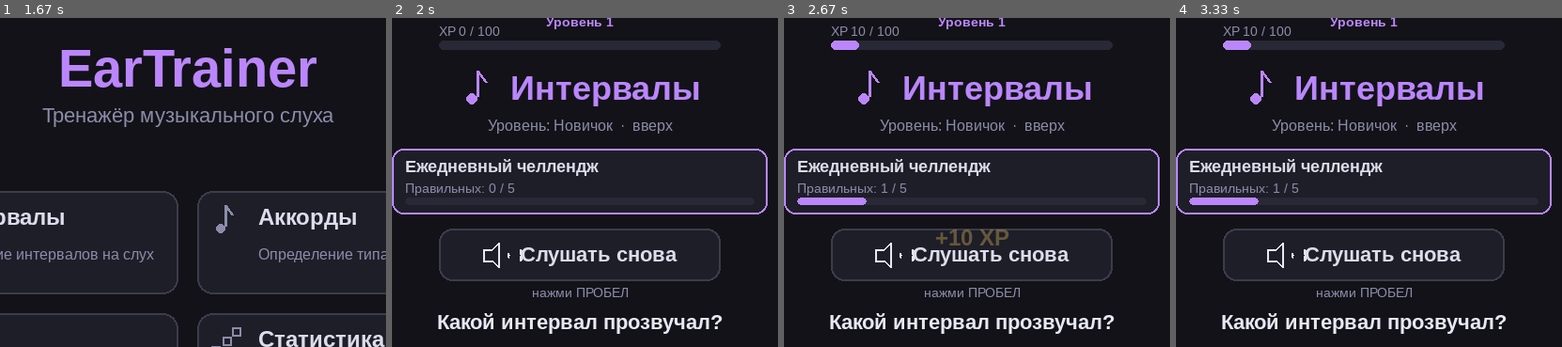
Above: before the commit, frames 1-4 (left to right).
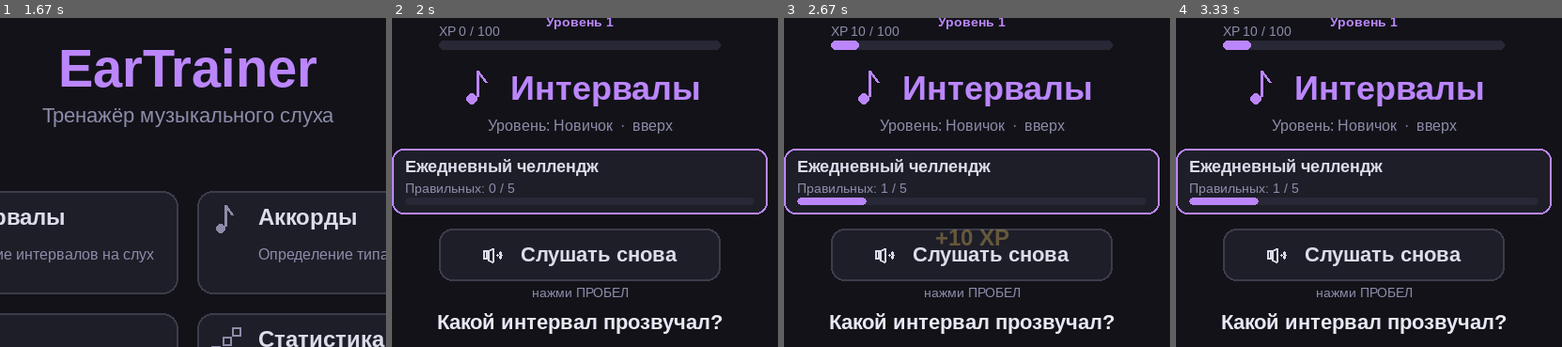
Above: after the commit, the same moments.

Repository: Folombas/PyGame2026
Game: pygame game, started from EarTrainer/main.py
The game is run twice, just before and just after one commit, with the same random seed, the same clock (stepped at 60 frames per second) and the same inputs.
Inputs (mouse positions are % of the whole screen's width and height, from its top left):
- Up to frame 1 (1.67 s): press the mouse at (52, 69) at 0.37 s; move the mouse to (64, 43) at 0.47 s; release the mouse at (76, 17) at 0.6 s; press the mouse at (52, 85) at 0.7 s; move the mouse to (33, 55) at 0.8 s; release the mouse at (15, 24) at 0.93 s; press the mouse at (52, 85) at 1.03 s; move the mouse to (59, 65) at 1.13 s; release the mouse at (65, 45) at 1.27 s; press the mouse at (52, 85) at 1.37 s; move the mouse to (40, 84) at 1.47 s; release the mouse at (28, 82) at 1.6 s
- Up to frame 2 (2 s): press the mouse at (31, 37) at 1.7 s; move the mouse to (21, 41) at 1.8 s; release the mouse at (11, 46) at 1.93 s
- Up to frame 3 (2.67 s): click "3" at 2.05 s; press the mouse at (76, 77) at 2.37 s; move the mouse to (68, 75) at 2.47 s; release the mouse at (61, 74) at 2.6 s
- Up to frame 4 (3.33 s): click (27, 59) at 2.72 s; click (36, 27) at 3.05 s
The pictures show only the part of the screen within x 27-77%, y 2-52%; the shares and areas given below are measured in that part.

Frame 1 is identical in both runs. In frame 2, 0.2% of the frame differs, in the area x 23-34%, y 68-76%; in frame 3, 0.2%; in frame 4, 0.2%.

Commit message:
fix(ui): speaker icon strictly inside frame, gap 18px (no overlap with text)

Diff:
--- a/EarTrainer/icons.py
+++ b/EarTrainer/icons.py
@@ -2,22 +2,24 @@
 import pygame
 
 
-def draw_speaker(surf, x, y, size, color):
-    """Динамик с волнами."""
+def draw_speaker(surf, cx, cy, size, color):
+    """Динамик — строго внутри квадрата size x size вокруг центра."""
     s = size // 2
-    pts = [
-        (x - s, y - s // 2),
-        (x - s // 3, y - s // 2),
-        (x + s // 4, y - s),
-        (x + s // 4, y + s),
-        (x - s // 3, y + s // 2),
-        (x - s, y + s // 2),
-    ]
-    pygame.draw.polygon(surf, color, pts, 2)
-    for r in (s // 2, s):
-        rect = pygame.Rect(x + s // 4, y - r, r * 2, r * 2)
+    # Корпус (прямоугольник)
+    bw = s // 2
+    pygame.draw.rect(surf, color, (cx - s, cy - bw, bw, bw * 2), 2)
+    # Треугольник-раструб
+    pygame.draw.polygon(surf, color, [
+        (cx - s + bw, cy - bw),
+        (cx - s + bw + s // 2, cy - s * 2 // 3),
+        (cx - s + bw + s // 2, cy + s * 2 // 3),
+        (cx - s + bw, cy + bw),
+    ], 2)
+    # Волны — 2 дуги, строго в правой половине
+    for r in (s // 3, s * 2 // 3):
+        rect = pygame.Rect(cx + s // 4 - r, cy - r, r * 2, r * 2)
         try:
-            pygame.draw.arc(surf, color, rect, -0.6, 0.6, 2)
+            pygame.draw.arc(surf, color, rect, -0.7, 0.7, 2)
         except Exception:
             pass
 
--- a/EarTrainer/screen_interval.py
+++ b/EarTrainer/screen_interval.py
@@ -196,14 +196,15 @@
         # Иконка + текст центрируем как единый блок
         f3 = theme.font(22, bold=True)
         txt = f3.render("Слушать снова", True, theme.MD_ON_BG if self.hover_replay else theme.MD_ON_SURFACE)
-        icon_size = 26
-        gap = 14
+        icon_size = 22
+        gap = 18
         total_w = icon_size + gap + txt.get_width()
         start_x = self.replay_rect.centerx - total_w // 2
-        # Иконка
+        # Иконка (центр в своём слоте)
         icons.draw_speaker(surf, start_x + icon_size // 2,
-                           self.replay_rect.centery, icon_size, theme.MD_ON_BG)
-        # Текст
+                           self.replay_rect.centery, icon_size,
+                           theme.MD_ON_BG if self.hover_replay else theme.MD_ON_SURFACE)
+        # Текст (строго после иконки)
         surf.blit(txt, (start_x + icon_size + gap,
                         self.replay_rect.centery - txt.get_height() // 2))
         ui.draw_text_centered(surf, "нажми ПРОБЕЛ", self.replay_rect.bottom + 12, 14, theme.MD_MUTED)
